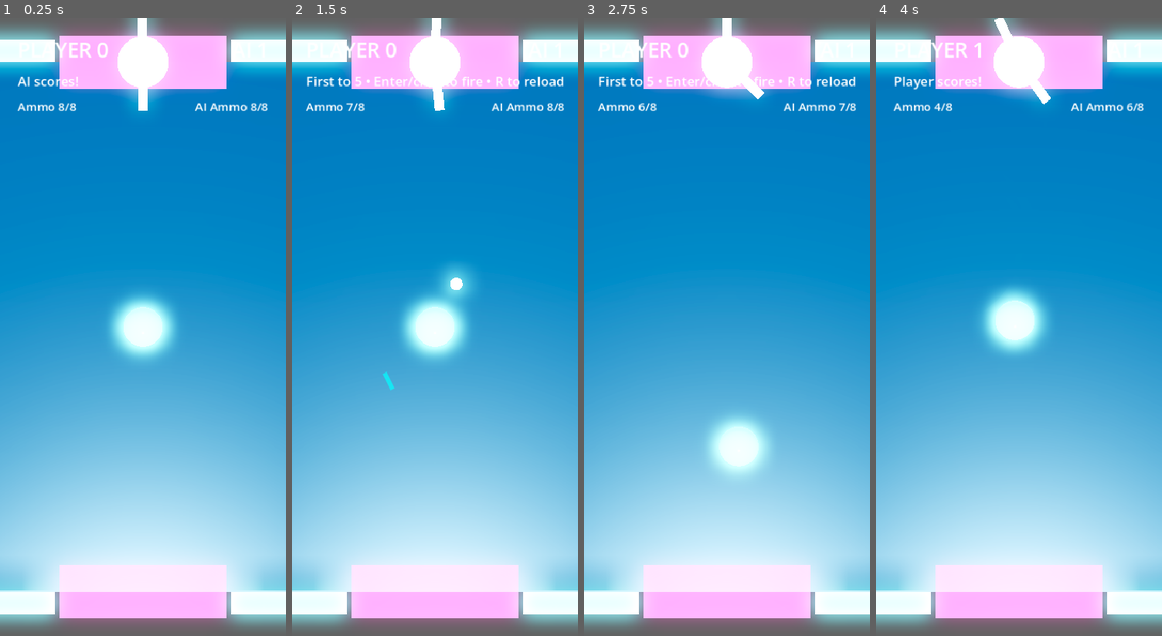
Above: before the commit, frames 1-4 (left to right).
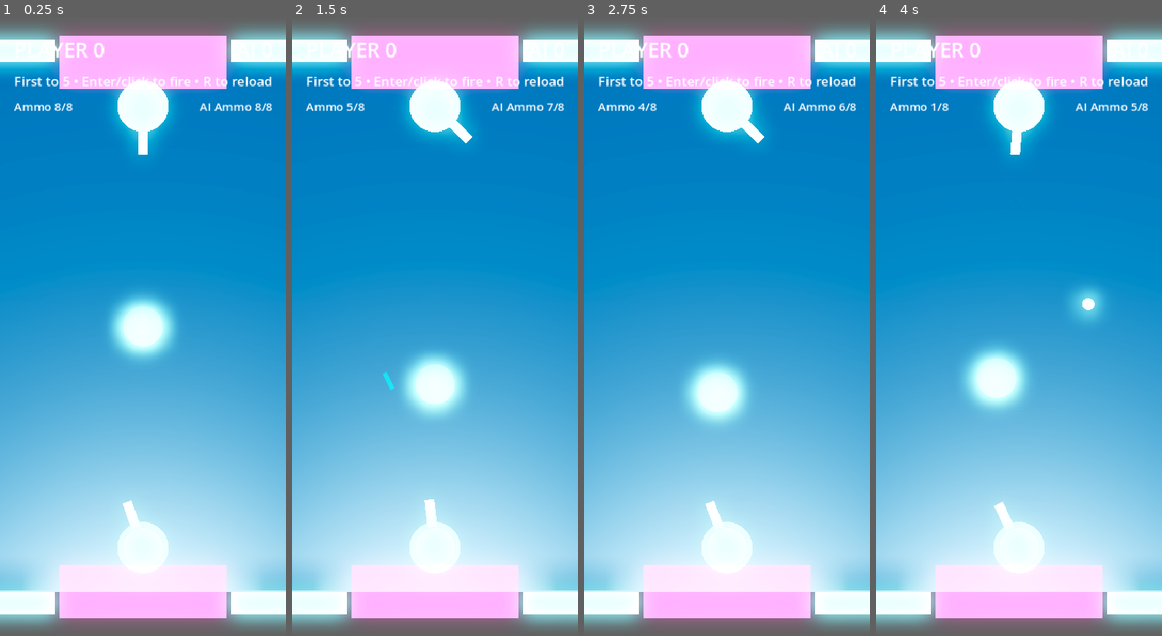
Above: after the commit, the same moments.

Repository: mchambers-mojang/sweet-vinegar-games
Game: Godot game, scene res://carom/scenes/carom_arena.tscn
The game is run twice, just before and just after one commit, with the same random seed, the same clock (stepped at 60 frames per second) and the same inputs. This scene is started directly instead of the project's main scene.
Inputs (mouse positions are in pixels of both pictures, inside the frame that each line leads up to):
- Up to frame 1 (0.25 s): no input
- Up to frame 2 (1.5 s): tap Enter (ui_accept) at 0.5, 0.77, 1.25 s; move the mouse to (497, 296) at 0.52 s; hold Right (ui_right) 0.53-1.25 s; hold Shift 0.53-1.25 s; click (497, 296) at 0.67 s; drag from (377, 357) to (420, 450) at 1.27 s
- Up to frame 3 (2.75 s): tap Enter (ui_accept) at 2 s; move the mouse to (755, 191) at 2.02 s; hold Right (ui_right) from 2.03 s (still down); tap Ctrl at 2.1 s
- Up to frame 4 (4 s): release Right (ui_right) at 2.75 s; tap Enter (ui_accept) at 2.75, 3.5, 3.77 s; drag from (1004, 450) to (933, 234) at 2.77 s; move the mouse to (1104, 419) at 3.52 s; hold Left (ui_left) from 3.53 s (still down); tap R at 3.6 s

The runs differ from the first frame. In frame 1, 5.4% of the frame differs, in the area x 4-96%, y 0-89%; in frame 2, 8.4%; in frame 3, 7.6%; in frame 4, 9.7%.
Error before the commit: Invalid access to property or key 'global_position' on a base object of type 'Nil'. (res://carom/scripts/carom_arena.gd:35)

Commit message:
fix: Defer CaromGame init so arena @onready vars resolve first
Child _ready() fires before parent in Godot, so arena's
spawn markers were null when CaromGame tried to access them.

Co-authored-by: Copilot <223556219+Copilot@users.noreply.github.com>

Diff:
--- a/carom/scripts/carom_game.gd
+++ b/carom/scripts/carom_game.gd
@@ -34,8 +34,9 @@
 
 func _ready() -> void:
 	arena.goal_scored.connect(_on_goal_scored)
-	_spawn_entities()
-	_start_match()
+	# Defer spawn until parent arena's @onready vars are resolved
+	call_deferred("_spawn_entities")
+	call_deferred("_start_match")
 
 
 func _unhandled_input(event: InputEvent) -> void:
